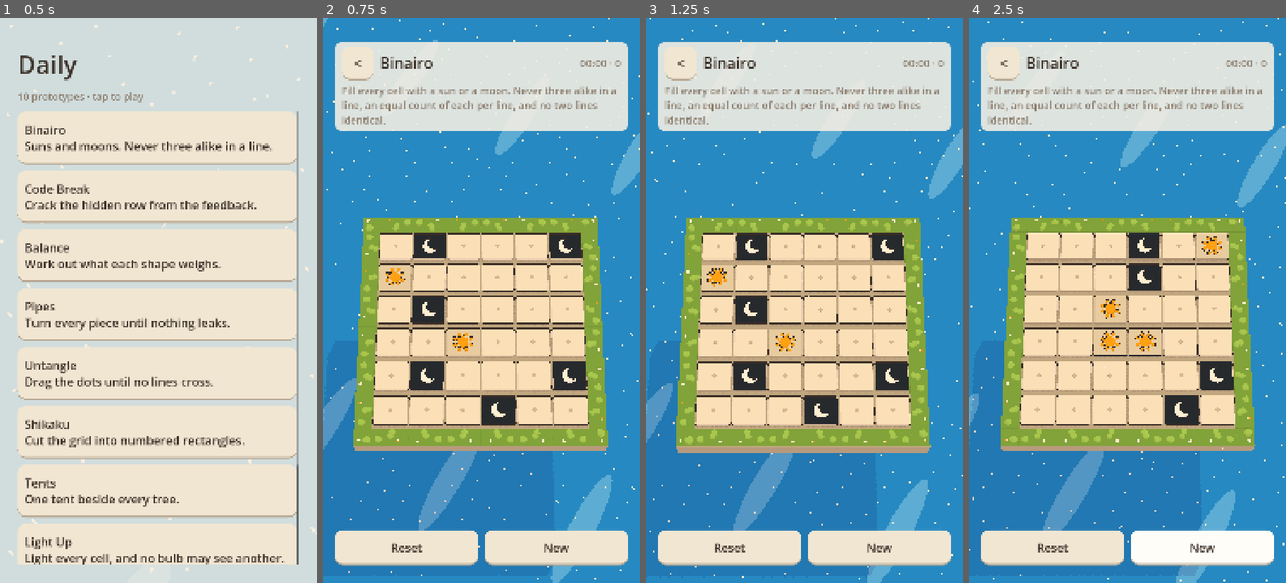
Above: before the commit, frames 1-4 (left to right).
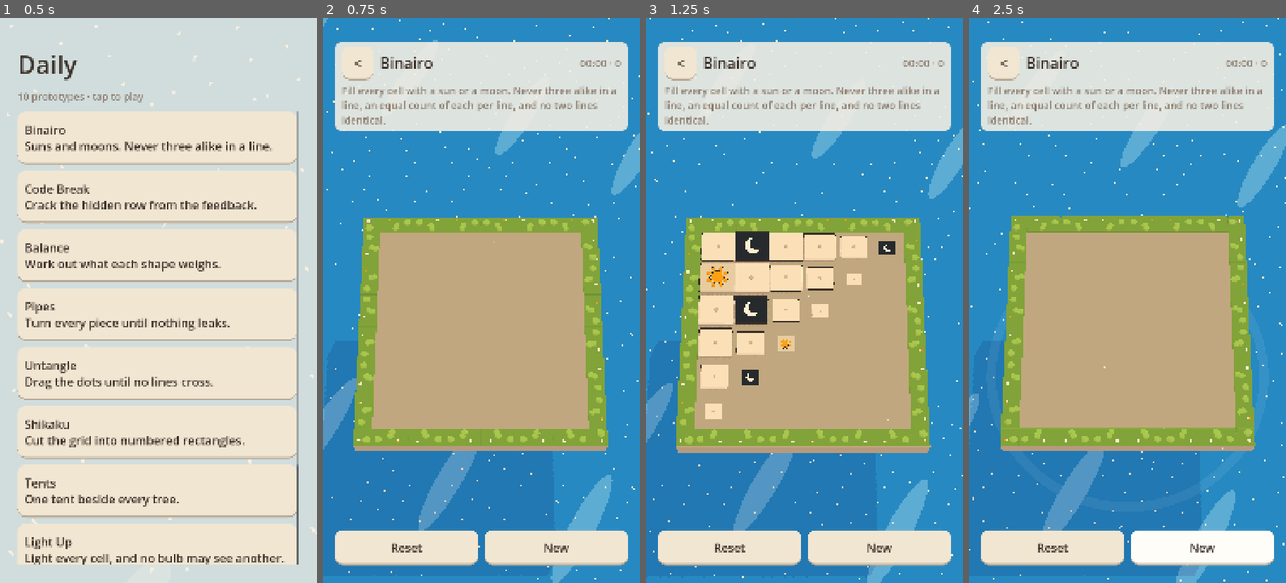
Above: after the commit, the same moments.

Repository: flavioriper/daily-games
Game: Godot game, scene res://world/main.tscn
Two runs of this game, one before a commit and one after it. Both use one fixed random seed, a clock stepped at 60 frames per second and the inputs below.
Inputs:
- Up to frame 1 (0.5 s): no input
- Up to frame 2 (0.75 s): click "Binairo Suns and moons. Never…" at 0.5 s
- Up to frame 3 (1.25 s): no input
- Up to frame 4 (2.5 s): click "Reset" at 1.25 s; click "New" at 2 s

Frame 1 is identical in both runs. In frame 2, 19% of the frame differs, in the area x 14-90%, y 35-74%; in frame 3, 12%; in frame 4, 19%.

Commit message:
feat: board entrance wave with a water splash, reset as a rolling wave, solved hop wave

Diff:
--- a/puzzles/binairo3d.gd
+++ b/puzzles/binairo3d.gd
@@ -47,8 +47,22 @@
 const FOCUS_ALPHA := 0.9
 const FOCUS_ALPHA_LOW := 0.6
 const FOCUS_LIFT := 0.005
+## Entrance, reset wave and solved wave (polish spec, section 2).
+const ENTER_DROP := 0.5
+const ENTER_PLATFORM := 0.5
+const ENTER_POP := 0.25
+const ENTER_STAGGER := 0.03
+const RESET_STAGGER := 0.02
+const RESET_HOP := 0.03
+const SOLVE_HOP := 0.08
+const SOLVE_TIME := 0.4
+const SOLVE_STAGGER := 0.04
 ## Face index per cell value: empty up, then sun, then moon.
 const FACE := {-1: 0, 0: 1, 1: 2}
+
+func _ready() -> void:
+	super()
+	solved.connect(_on_solved)
 
 var n: int = 6
 var _grid: Array = []
@@ -79,6 +93,7 @@
 ## The last tapped cell as (col, row); (-1, -1) before the first tap. The
 ## working-line card in the HUD reads this.
 var focus_cell := Vector2i(-1, -1)
+var _entrance: Array = []  # tweens of the board entrance, killed by reset
 
 func puzzle_id() -> String: return "binairo"
 func title() -> String: return "Binairo"
@@ -115,19 +130,32 @@
 	_build_scene()
 	_recolour()
 	_refit()
-
+	_enter()
+
+## Reset as a wave: every filled free cell rolls forward to empty (a sun takes
+## two thirds, a moon one) with a stagger from the near-left corner, and the
+## givens hop a little to say they stay. The grid, the count and the blush
+## change at once; only the prisms take their time.
 func reset_board() -> void:
+	_stop_entrance()
 	_focus_clear()
 	for r in n:
 		for c in n:
 			_settle(r, c)
-			if not _given[r][c]:
-				_grid[r][c] = -1
-			_turns[r][c] = FACE[_grid[r][c]]
-			_cells[r][c].rotation.x = _target_angle(r, c)
-			_show_faces(r, c, false)
+			var delay := Motion.stagger((n - 1 - r) + c, RESET_STAGGER)
+			if _given[r][c]:
+				_bobs[r][c] = Motion.hop(_cells[r][c], RESET_HOP, BOB_TIME, delay, _rest_y)
+				continue
+			var v: int = _grid[r][c]
+			if v == -1:
+				continue
+			_grid[r][c] = -1
+			var thirds := 2 if v == 0 else 1
+			_turns[r][c] += thirds
+			_roll(r, c, thirds, delay)
 	moves = 0
 	_recolour()
+	fx.cue("reset")
 
 func is_solved() -> bool:
 	return Gen.is_valid_complete(_grid)
@@ -380,6 +408,60 @@
 	focus_cell = Vector2i(-1, -1)
 	_focus_fade()
 
+# --- entrance and solve ---
+
+## The board arrives: the platform rises from below and rings the water, then
+## the prisms pop in along a diagonal wave from the far-left corner. Taps are
+## accepted throughout; scale, rotation and height are separate properties.
+func _enter() -> void:
+	_stop_entrance()
+	var platform: Node3D = board.get_node("Platform")
+	platform.position.y = -ENTER_DROP
+	var rise: Tween = Motion.settle(platform, "position:y", 0.0, ENTER_PLATFORM)
+	if rise != null:
+		_entrance.append(rise)
+		var splash := board.create_tween()
+		splash.tween_interval(ENTER_PLATFORM * 0.9)
+		splash.tween_callback(_splash)
+		_entrance.append(splash)
+	for r in n:
+		for c in n:
+			var pivot: Node3D = _cells[r][c]
+			pivot.scale = Vector3.ONE * 0.01
+			var pop: Tween = Motion.settle(pivot, "scale", Vector3.ONE, ENTER_POP, ENTER_PLATFORM + Motion.stagger(r + c, ENTER_STAGGER))
+			if pop != null:
+				_entrance.append(pop)
+	fx.cue("enter")
+
+## Cuts the entrance short: everything lands where it was going.
+func _stop_entrance() -> void:
+	for tw in _entrance:
+		Motion.stop(tw)
+	_entrance = []
+	if _cells.is_empty():
+		return
+	var platform: Node3D = board.get_node_or_null("Platform")
+	if platform != null:
+		platform.position.y = 0.0
+	for r in n:
+		for c in n:
+			_cells[r][c].scale = Vector3.ONE
+
+## Rings the water under the board, when there is a stage to ask.
+func _splash() -> void:
+	if _stage != null and is_instance_valid(_stage) and _stage.has_method("splash"):
+		_stage.splash(board.global_position)
+
+## Every prism hops once, row by row from the far edge, once the last roll
+## has landed. The celebration in sub-project 3 builds on this.
+func _on_solved() -> void:
+	_focus_clear()
+	for r in n:
+		for c in n:
+			Motion.stop(_bobs[r][c])
+			_bobs[r][c] = Motion.hop(_cells[r][c], SOLVE_HOP, SOLVE_TIME, ROLL_TIME + Motion.stagger(r, SOLVE_STAGGER), _rest_y)
+	fx.cue("solved")
+
 ## Rule feedback. Cells whose line just broke fade toward the rose blend and
 ## give two heartbeats; cells whose line was fixed fade back. A cell already
 ## heading for the right blend is left alone, beats and all.
--- a/tests/_shot.gd
+++ b/tests/_shot.gd
@@ -2,8 +2,9 @@
 
 ## Walks every registered prototype, screenshots it, and moves on.
 ## Reusable as puzzles get added.
+## The slot is long enough for a board's entrance to finish before the shot.
 
-const SLOT := 40
+const SLOT := 120
 
 var _menu: Node
 var _host: Node
@@ -28,11 +29,11 @@
 	if local == 5:
 		_menu._open(_entries[_idx])
 		_host = _menu.get_child(_menu.get_child_count() - 1)
-	elif local == 30:
+	elif local == 100:
 		var img := root.get_texture().get_image()
 		img.save_png("/tmp/shot_%s.png" % _entries[_idx].id)
 		print("saved /tmp/shot_%s.png" % _entries[_idx].id)
-	elif local == 36:
+	elif local == 110:
 		_host.closed.emit()
 		_idx += 1
 	return false
--- a/tests/test_binairo3d.gd
+++ b/tests/test_binairo3d.gd
@@ -27,6 +27,7 @@
 	rng.seed = 7
 	p.build(rng, 0)
 
+	_test_entrance(t, p)
 	_test_platform_under_board(t, p)
 	_test_prism_geometry(t, p)
 	_test_faces_carry_emblems(t, p)
@@ -36,7 +37,8 @@
 	_test_focus_ring(t, p)
 	_test_blush_pulse(t, p)
 	_test_locked_cell(t, p)
-	_test_reset_snaps(t, p)
+	_test_reset_wave(t, p)
+	_test_solved_wave(t, p)
 
 	root.remove_child(p)
 	p.free()
@@ -62,6 +64,32 @@
 		xf = (n as Node3D).transform * xf
 		n = n.get_parent()
 	return xf
+
+## The board arrives (polish spec, section 2): the platform rises from below,
+## then the prisms pop in along a diagonal wave from the far-left corner.
+## Stepping every entrance tween to its end leaves a resting board.
+static func _test_entrance(t, p) -> void:
+	var platform: Node3D = p.board.get_node("Platform")
+	t.check(is_equal_approx(platform.position.y, -p.ENTER_DROP), "the platform starts below the surface (%.2f)" % platform.position.y)
+	t.check(p._cells[0][0].scale.x < 0.05, "the prisms start tiny")
+	t.check(p._entrance.size() >= p.n * p.n + 1, "one entrance tween per prism plus the platform (%d)" % p._entrance.size())
+	# The far-left prism pops first, the near-right one last.
+	var first_pop: float = p.ENTER_PLATFORM + Motion.stagger(0, p.ENTER_STAGGER)
+	var last_pop: float = p.ENTER_PLATFORM + Motion.stagger(2 * (p.n - 1), p.ENTER_STAGGER)
+	for tw in p._entrance:
+		tw.custom_step(first_pop + p.ENTER_POP * 0.5)
+	t.check(p._cells[0][0].scale.x > 0.5, "half a pop after the platform lands, the far-left prism is well on its way (%.2f)" % p._cells[0][0].scale.x)
+	t.check(p._cells[p.n - 1][p.n - 1].scale.x < 0.05, "the near-right prism has not started (%.2f)" % p._cells[p.n - 1][p.n - 1].scale.x)
+	t.check(is_equal_approx(platform.position.y, 0.0), "the platform has landed")
+	for tw in p._entrance:
+		tw.custom_step(last_pop + p.ENTER_POP + 1.0)
+	var all_home := true
+	for r in p.n:
+		for c in p.n:
+			if not p._cells[r][c].scale.is_equal_approx(Vector3.ONE):
+				all_home = false
+	t.check(all_home, "every prism ends at scale one")
+	t.eq(p.fx.last_cue, "enter", "the entrance fires its cue")
 
 static func _test_platform_under_board(t, p) -> void:
 	var platform: Node = p.board.get_node_or_null("Platform")
@@ -308,8 +336,33 @@
 	p._bobs[r][c].custom_step(p.BOB_TIME)
 	t.check(is_equal_approx(p._cells[r][c].position.y, p._rest_y), "the dip returns to rest")
 
-static func _test_reset_snaps(t, p) -> void:
+## Reset rolls every filled free cell forward to empty in a wave from the
+## near-left corner and gives the givens a little hop; the grid clears at once.
+static func _test_reset_wave(t, p) -> void:
+	var free := _find_cell(p, false)
+	# Earlier tests have rolled this cell an unknown number of times; tap it
+	# round to a sun so the two-thirds roll is what reset has to do.
+	var guard := 0
+	while p._grid[free.y][free.x] != 0 and guard < 3:
+		_tap(p, free.y, free.x)
+		p._settle(free.y, free.x)
+		guard += 1
+	t.eq(p._grid[free.y][free.x], 0, "setup: a sun is placed")
+	var turns_before: int = p._turns[free.y][free.x]
+	var given := _find_cell(p, true)
 	p.reset_board()
+	t.eq(p._grid[free.y][free.x], -1, "reset clears the grid at once")
+	t.eq(p.moves, 0, "reset zeroes the move count")
+	t.check(p.focus_cell == Vector2i(-1, -1), "reset drops the focus")
+	t.check(Motion.running(p._rolls[free.y][free.x]), "the placed cell rolls home")
+	t.check(Motion.running(p._bobs[given.y][given.x]), "a given hops to say it stays")
+	t.eq(p._turns[free.y][free.x], turns_before + 2, "a sun rolls two more thirds forward to reach empty, never back")
+	t.eq(p._turns[free.y][free.x] % 3, 0, "and lands on the empty face")
+	for r in p.n:
+		for c in p.n:
+			for tw in [p._rolls[r][c], p._hops[r][c], p._bobs[r][c]]:
+				if Motion.running(tw):
+					tw.custom_step(5.0)
 	var all_home := true
 	var none_running := true
 	for r in p.n:
@@ -319,8 +372,38 @@
 			var want := -float(state + 1 if state >= 0 else 0) * THIRD
 			if not is_equal_approx(wrapf(pivot.rotation.x - want, -PI, PI), 0.0):
 				all_home = false
-			var tw: Tween = p._rolls[r][c]
-			if tw != null and tw.is_valid() and tw.is_running():
-				none_running = false
-	t.check(all_home, "reset snaps every prism to the face for its grid value")
-	t.check(none_running, "reset leaves no roll running")
+			if not is_equal_approx(pivot.position.y, p._rest_y):
+				all_home = false
+			for tw in [p._rolls[r][c], p._hops[r][c], p._bobs[r][c]]:
+				if Motion.running(tw):
+					none_running = false
+	t.check(all_home, "after the wave every prism shows its grid face and rests on its axis")
+	t.check(none_running, "the wave leaves nothing running")
+	if Motion.running(p._ring_tw):
+		p._ring_tw.custom_step(5.0)
+	t.check(not p._ring.visible, "reset hides the ring")
+
+## On a solve every prism hops once, row by row from the far edge, after the
+## last roll has had time to land.
+static func _test_solved_wave(t, p) -> void:
+	for r in p.n:
+		for c in p.n:
+			p._grid[r][c] = p._solution[r][c]
+	p.note_move()
+	t.check(p.is_done(), "setup: the board is solved")
+	t.check(Motion.running(p._bobs[0][0]) and Motion.running(p._bobs[p.n - 1][p.n - 1]), "every prism has a solve hop scheduled")
+	p._bobs[0][0].custom_step(p.ROLL_TIME + p.SOLVE_TIME * 0.5)
+	p._bobs[p.n - 1][0].custom_step(p.ROLL_TIME + p.SOLVE_TIME * 0.5)
+	t.check(p._cells[0][0].position.y > p._rest_y + 0.05, "the far row is up first (%.3f)" % (p._cells[0][0].position.y - p._rest_y))
+	t.check(p._cells[p.n - 1][0].position.y < p._cells[0][0].position.y, "the near row lags behind")
+	for r in p.n:
+		for c in p.n:
+			if Motion.running(p._bobs[r][c]):
+				p._bobs[r][c].custom_step(5.0)
+	var rested := true
+	for r in p.n:
+		for c in p.n:
+			if not is_equal_approx(p._cells[r][c].position.y, p._rest_y):
+				rested = false
+	t.check(rested, "after the wave every prism rests on its axis")
+	t.eq(p.fx.last_cue, "solved", "the solve fires its cue")
